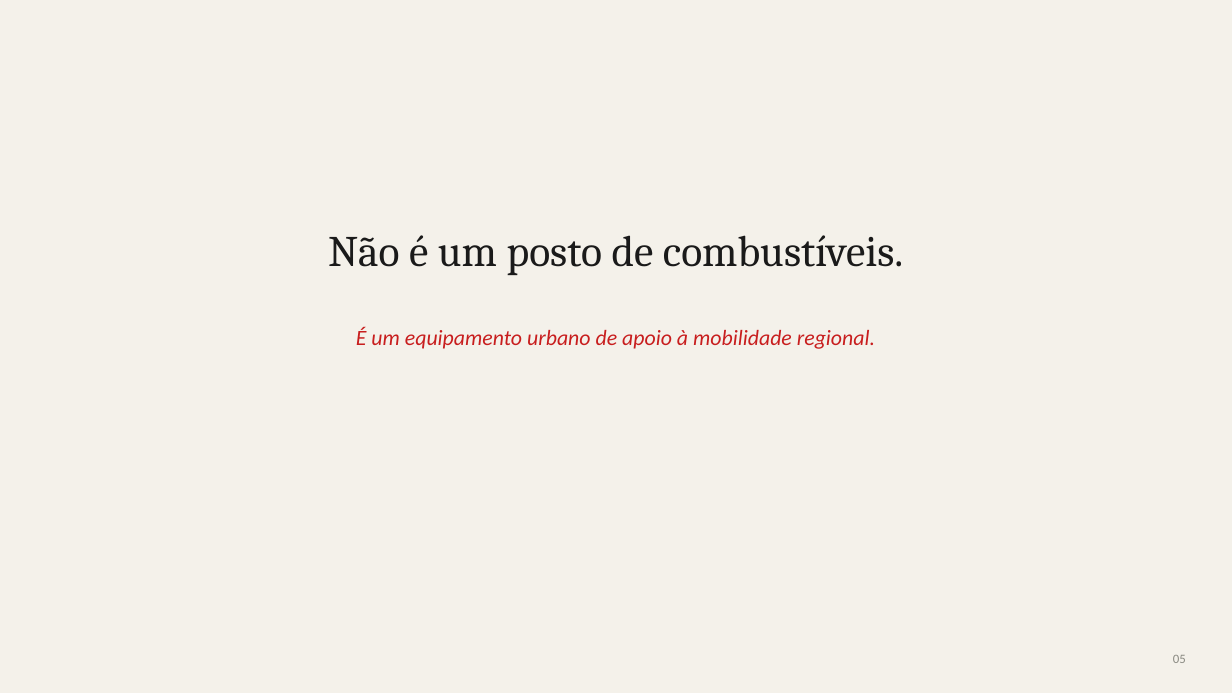
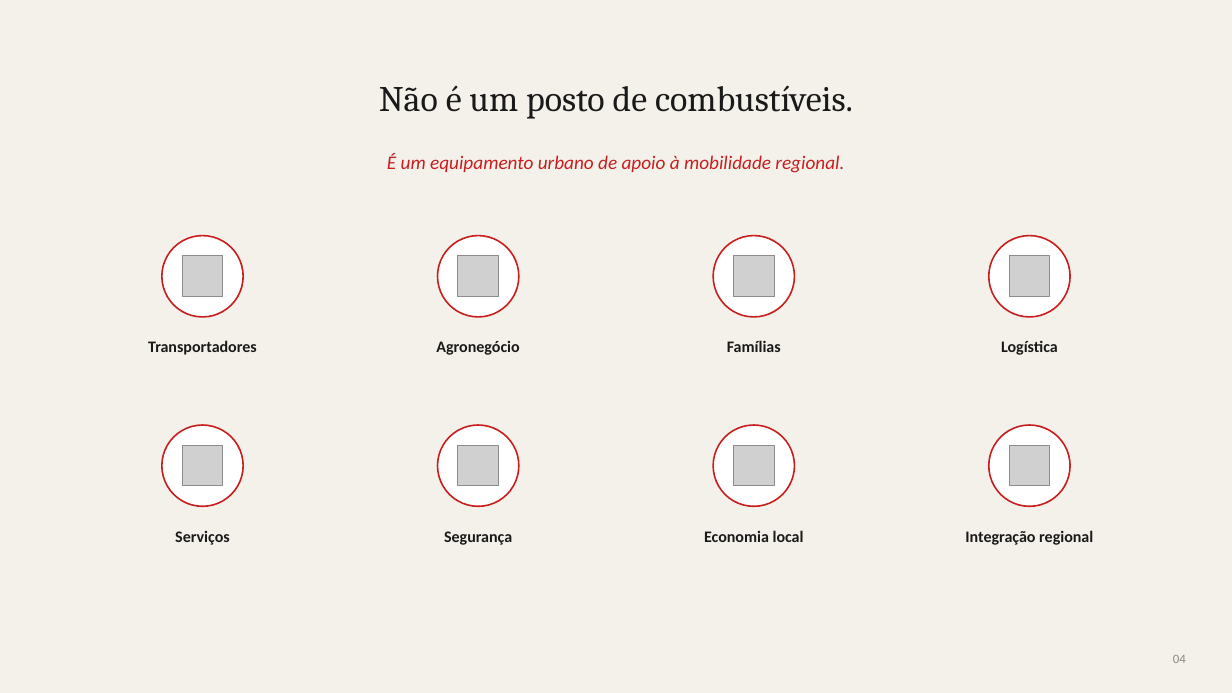
Before and after one commit to vlogronaldooliveira/github-slideshow, a slide deck: slide 6 of assets/girassol/Centro-de-Servicos-Girassol-Cocalzinho.pptx (slide 14 before the commit). Drawn at 1232x693 pixels with LibreOffice and Linux fonts; fonts in the diff are those of the drawing; grey boxes stand for pictures. Boxes give left, top, right and bottom in pixels: in the first picture for what was removed or moved away, otherwise in the second. Text is boxed around its words. In the diff, an @@ line names an element or a change of style, - is before the commit and + after.

```diff
--- a/assets/girassol/Centro-de-Servicos-Girassol-Cocalzinho.pptx
+++ b/assets/girassol/Centro-de-Servicos-Girassol-Cocalzinho.pptx
@@ text "Não é um posto de ..." moved from (x1=328, y1=235, x2=903, y2=275) to (x1=379, y1=85, x2=853, y2=119) @@
@@ text "Não é um posto de ..." at (x1=379, y1=85, x2=853, y2=119): size 34 to 28 pt @@
@@ text "É um equipamento urbano de ..." moved from (x1=356, y1=327, x2=875, y2=349) to (x1=387, y1=153, x2=844, y2=173) @@
@@ text "É um equipamento urbano de ..." at (x1=387, y1=153, x2=844, y2=173): size 17 to 15 pt @@
@@ ellipse added at (x1=162, y1=236, x2=243, y2=317), fill #FFFFFF, outline #C81E1E 1.25 pt @@
@@ ellipse added at (x1=437, y1=236, x2=518, y2=317), fill #FFFFFF, outline #C81E1E 1.25 pt @@
@@ ellipse added at (x1=714, y1=236, x2=795, y2=317), fill #FFFFFF, outline #C81E1E 1.25 pt @@
@@ ellipse added at (x1=989, y1=236, x2=1070, y2=317), fill #FFFFFF, outline #C81E1E 1.25 pt @@
@@ picture added at (x1=182, y1=256, x2=223, y2=297) @@
@@ picture added at (x1=457, y1=256, x2=498, y2=297) @@
@@ picture added at (x1=734, y1=256, x2=775, y2=297) @@
@@ picture added at (x1=1009, y1=256, x2=1050, y2=297) @@
@@ text added at (x1=148, y1=340, x2=257, y2=355), 12.5 pt, text #1A1A1A, bold @@
+Transportadores
@@ text added at (x1=436, y1=341, x2=519, y2=355), 12.5 pt, text #1A1A1A, bold @@
+Agronegócio
@@ text added at (x1=727, y1=340, x2=781, y2=352), 12.5 pt, text #1A1A1A, bold @@
+Famílias
@@ text added at (x1=1001, y1=340, x2=1058, y2=355), 12.5 pt, text #1A1A1A, bold @@
+Logística
@@ ellipse added at (x1=162, y1=425, x2=243, y2=506), fill #FFFFFF, outline #C81E1E 1.25 pt @@
@@ picture added at (x1=182, y1=445, x2=223, y2=486) @@
@@ ellipse added at (x1=437, y1=425, x2=518, y2=506), fill #FFFFFF, outline #C81E1E 1.25 pt @@
@@ picture added at (x1=457, y1=445, x2=498, y2=486) @@
@@ ellipse added at (x1=714, y1=425, x2=795, y2=506), fill #FFFFFF, outline #C81E1E 1.25 pt @@
@@ picture added at (x1=734, y1=445, x2=775, y2=486) @@
@@ ellipse added at (x1=989, y1=425, x2=1070, y2=506), fill #FFFFFF, outline #C81E1E 1.25 pt @@
@@ picture added at (x1=1009, y1=445, x2=1050, y2=486) @@
@@ text added at (x1=175, y1=531, x2=230, y2=545), 12.5 pt, text #1A1A1A, bold @@
+Serviços
@@ text added at (x1=444, y1=531, x2=512, y2=545), 12.5 pt, text #1A1A1A, bold @@
+Segurança
@@ text added at (x1=704, y1=530, x2=804, y2=542), 12.5 pt, text #1A1A1A, bold @@
+Economia local
@@ text added at (x1=965, y1=530, x2=1093, y2=545), 12.5 pt, text #1A1A1A, bold @@
+Integração regional
@@ text at (x1=1173, y1=655, x2=1186, y2=663): text changed @@
-05
+04
```
Also in this commit, not shown: 9 other slides changed, 1 slide added, 14 slides removed.
